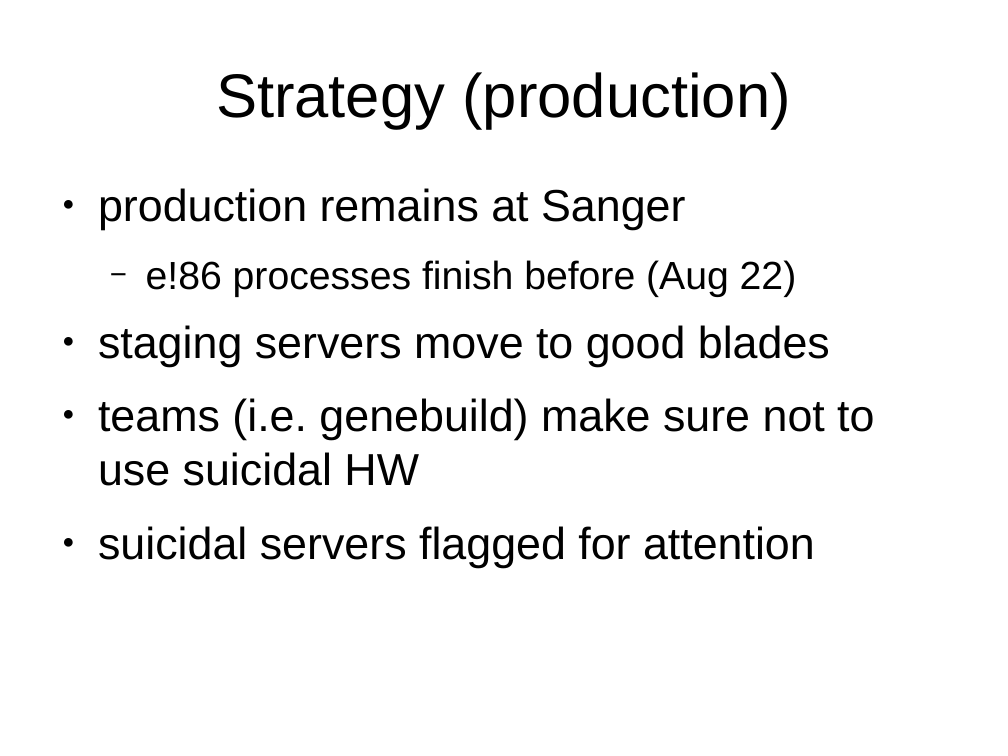
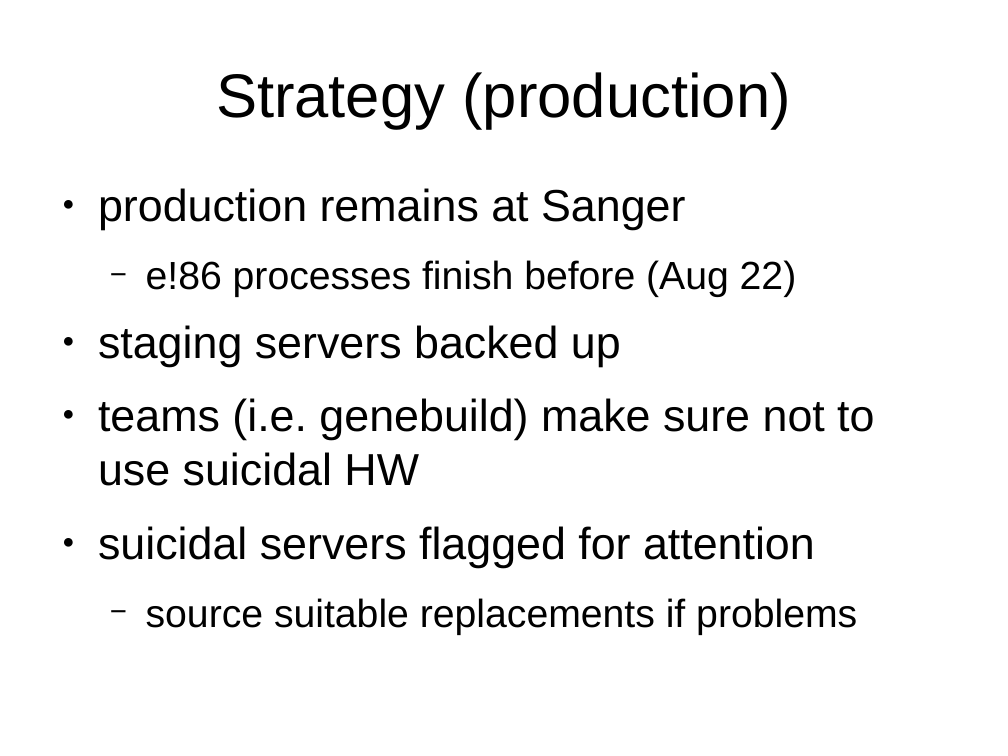
Before and after one commit to avullo/ensembl-migration-pm, a slide deck: slide 11 of data-review-10-16/talk.odp. Drawn at 1008x756 pixels with LibreOffice and Linux fonts; fonts in the diff are those of the drawing; background and template pictures are left out. Boxes give left, top, right and bottom in pixels: in the first picture for what was removed or moved away, otherwise in the second. Text is boxed around its words. In the diff, an @@ line names an element or a change of style, - is before the commit and + after.

```diff
--- a/data-review-10-16/talk.odp
+++ b/data-review-10-16/talk.odp
@@ text at [98,325,621,367]: text changed @@
-● staging servers move to good blades
+● staging servers backed up
@@ text at [146,598,857,635]: paragraph added @@
+  − source suitable replacements if problems
```
Also in this commit, not shown: 15 other slides changed, 3 slides added, 3 other files.
